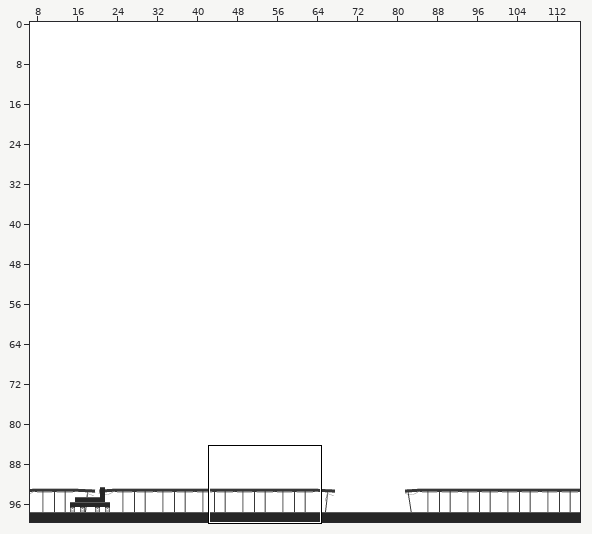
A Tiled map gets an edit: PigState0.0.3/map_4.tmx. The first picture is a wide view before the edit; the outline marks the close-up.
Close-up. As it was:
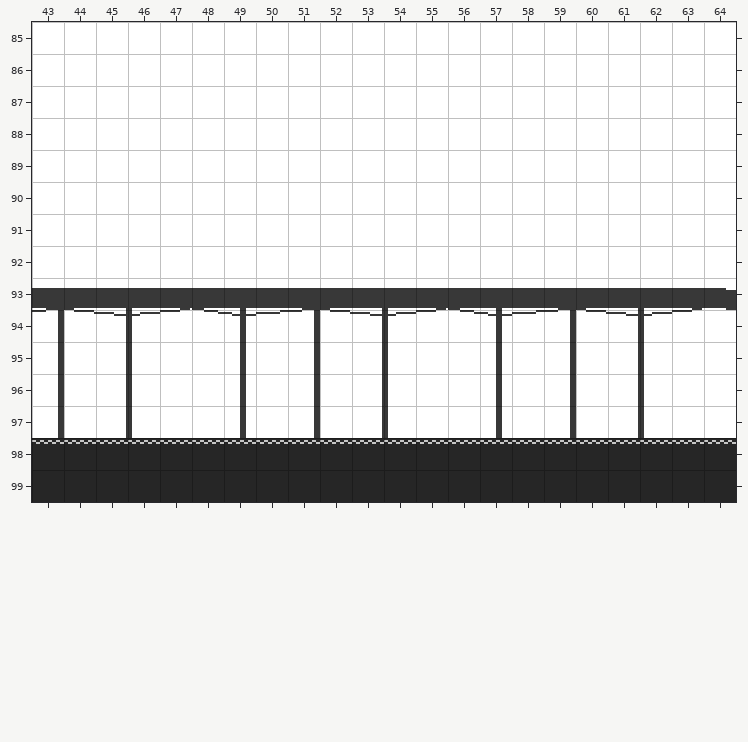
Cells are 16x16 px. Shown: x 43..64, y 85..99. The commit also changed other parts of the map, which this record leaves out. Tiles whose own drawing changed are shown in their newer look in all pictures.
And afterwards:
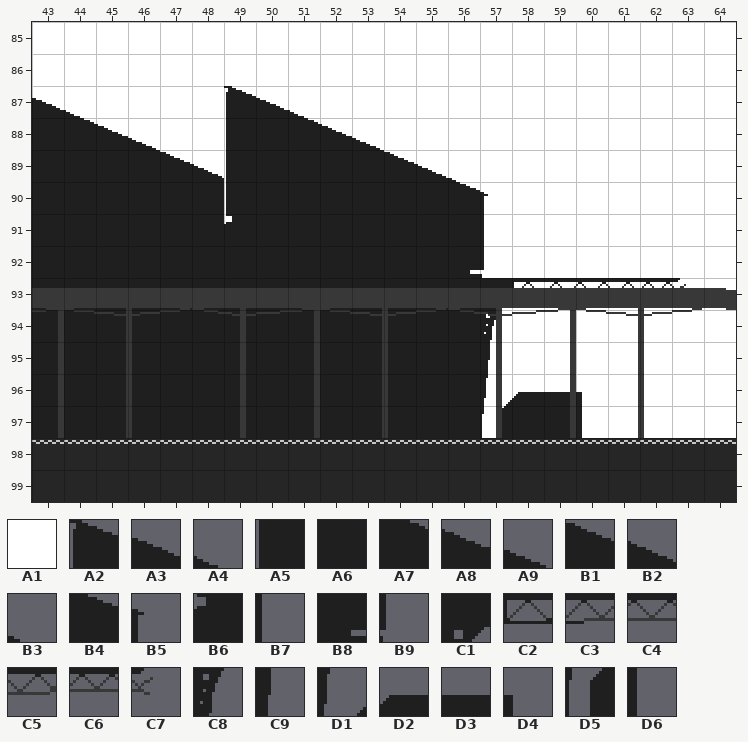
Key: from "envi_asset": A1 18, A2 954, A3 955, A4 956, A5 1032, A6 1033, A7 1034, A8 1035, A9 1036, B1 1115, B2 1116, B3 1117, B4 1195, B5 1196, B6 1266, B7 1274, B8 1351, B9 1352, C1 1430, C2 1431, C3 1432, C4 1433, C5 1434, C6 1435, C7 1436, C8 1508, C9 1586, D1 1664, D2 1665, D3 1666, D4 1667, D5 1742, D6 1745.
__ is an empty cell.
Tiles of an added or newly shown layer are drawn over the layers below it.
The edit:
{"where": "layer \"last_background\" (added)"}
{"y":87,"x":43,"old":"__ __","new":"A1 A1"}
{"y":87,"x":49,"old":"__ __ __","new":"A1 A1 A1"}
{"y":88,"x":44,"old":"__ __ __","new":"A1 A1 A1"}
{"y":88,"x":49,"old":"__","new":"A1"}
{"y":88,"x":51,"old":"__ __ __","new":"A1 A1 A1"}
{"y":89,"x":47,"old":"__ __ __","new":"A1 A1 A1"}
{"y":89,"x":54,"old":"__ __ __","new":"A1 A1 A1"}
{"y":90,"x":49,"old":"__","new":"A1"}
{"y":90,"x":56,"old":"__ __","new":"A1 A1"}
{"y":91,"x":49,"old":"__","new":"A1"}
{"y":91,"x":57,"old":"__","new":"A1"}
{"y":92,"x":56,"old":"__ __","new":"A1 A1"}
{"y":93,"x":57,"old":"__ __ __ __ __ __ __","new":"A1 A1 A1 A1 A1 A1 A1"}
{"y":94,"x":57,"old":"__","new":"A1"}
{"y":95,"x":57,"old":"__","new":"A1"}
{"y":96,"x":57,"old":"__ __ __ __","new":"A1 A1 A1 A1"}
{"y":97,"x":57,"old":"__","new":"A1"}
{"y":97,"x":60,"old":"__","new":"A1"}
{"where": "layer \"background1\""}
{"y":87,"x":43,"old":"A1 A1","new":"A3 A4"}
{"y":87,"x":49,"old":"A1 A1 A1","new":"A2 A3 A4"}
{"y":88,"x":43,"old":"A1 A1 A1 A1","new":"A6 A7 A8 A9"}
{"y":88,"x":49,"old":"A1 A1 A1 A1 A1","new":"A5 A6 A7 A8 A9"}
{"y":89,"x":43,"old":"A1 A1 A1 A1 A1 A1 A1 A1 A1 A1 A1 A1 A1 A1","new":"A6 A6 A6 A6 B1 B2 A5 A6 A6 A6 A6 B1 B2 B3"}
{"y":90,"x":43,"old":"A1 A1 A1 A1 A1 A1 A1 A1 A1 A1 A1 A1 A1 A1 A1","new":"A6 A6 A6 A6 A6 A6 A5 A6 A6 A6 A6 A6 A6 B4 B5"}
{"y":91,"x":43,"old":"A1 A1 A1 A1 A1 A1 A1 A1 A1 A1 A1 A1 A1 A1 A1","new":"A6 A6 A6 A6 A6 A6 B6 A6 A6 A6 A6 A6 A6 A6 B7"}
{"y":92,"x":43,"old":"A1 A1 A1 A1 A1 A1 A1 A1 A1 A1 A1 A1 A1 A1 A1","new":"A6 A6 A6 A6 A6 A6 A6 A6 A6 A6 A6 A6 A6 B8 B9"}
{"y":93,"x":43,"old":"A1 A1 A1 A1 A1 A1 A1 A1 A1 A1 A1 A1 A1 A1 A1 A1 A1 A1 A1 A1 A1","new":"A6 A6 A6 A6 A6 A6 A6 A6 A6 A6 A6 A6 A6 A6 C1 C2 C3 C4 C5 C6 C7"}
{"y":94,"x":43,"old":"A1 A1 A1 A1 A1 A1 A1 A1 A1 A1 A1 A1 A1 A1 A1","new":"A6 A6 A6 A6 A6 A6 A6 A6 A6 A6 A6 A6 A6 A6 C8"}
{"y":95,"x":43,"old":"A1 A1 A1 A1 A1 A1 A1 A1 A1 A1 A1 A1 A1 A1 A1","new":"A6 A6 A6 A6 A6 A6 A6 A6 A6 A6 A6 A6 A6 A6 C9"}
{"y":96,"x":43,"old":"A1 A1 A1 A1 A1 A1 A1 A1 A1 A1 A1 A1 A1 A1 A1 A1 A1 A1","new":"A6 A6 A6 A6 A6 A6 A6 A6 A6 A6 A6 A6 A6 A6 D1 D2 D3 D4"}
{"y":97,"x":43,"old":"A1 A1 A1 A1 A1 A1 A1 A1 A1 A1 A1 A1 A1 A1 A1 A1 A1 A1","new":"A6 A6 A6 A6 A6 A6 A6 A6 A6 A6 A6 A6 A6 A6 D5 A6 A6 D6"}
